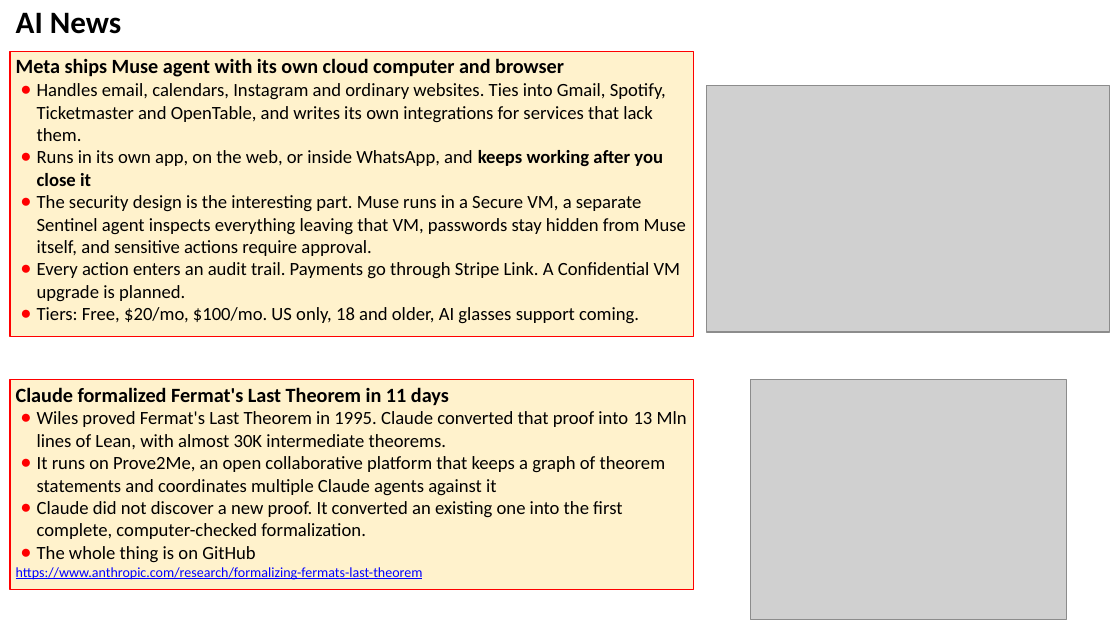
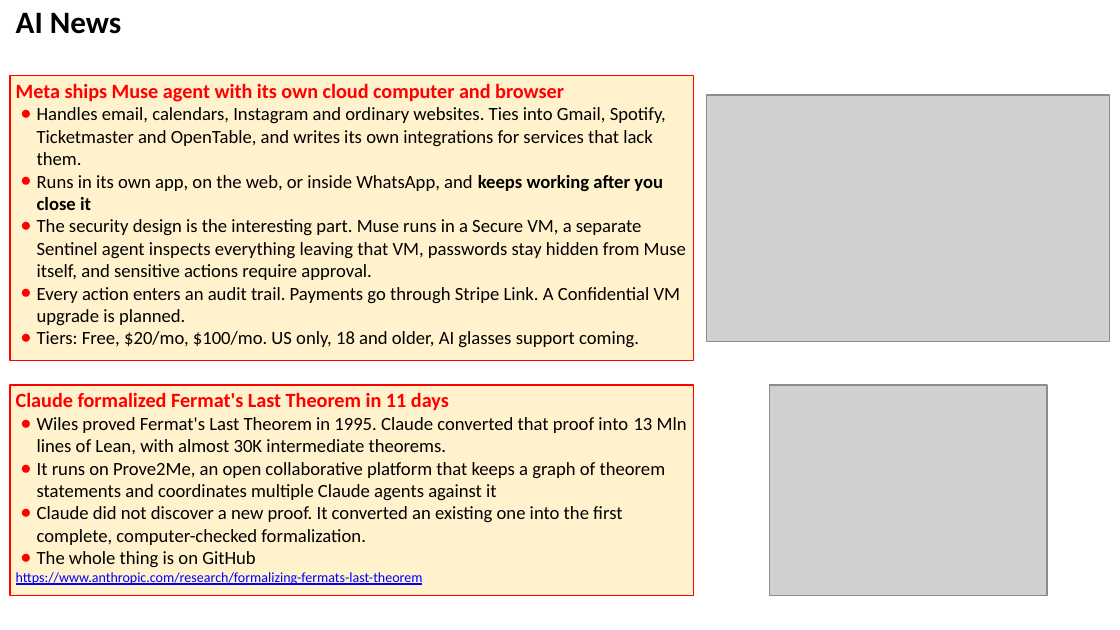
Before and after one commit to lselector/seminar, a slide deck: slide 4 of work/2026-09-18-AI-News-generated.pptx. Drawn at 1120x630 pixels with LibreOffice and Linux fonts; fonts in the diff are those of the drawing; grey boxes stand for pictures. Boxes give left, top, right and bottom in pixels: in the first picture for what was removed or moved away, otherwise in the second. Text is boxed around its words. In the diff, an @@ line names an element or a change of style, - is before the commit and + after.

```diff
--- a/work/2026-09-18-AI-News-generated.pptx
+++ b/work/2026-09-18-AI-News-generated.pptx
@@ rectangle "Meta ships Muse agent with ...": place and size @@
-rectangle "Meta ships Muse agent with ..." at (10,52,693,337)
+rectangle "Meta ships Muse agent with ..." at (10,76,693,362)
@@ text in rectangle at (16,83,564,102): text colour #000000 to #FF0000 in "Meta ships Muse agent with its own ..." @@
@@ picture: place and size @@
-picture at (707,86,1110,333)
+picture at (707,95,1110,342)
@@ rectangle "Claude formalized Fermat's Last Theorem ...": place and size @@
-rectangle "Claude formalized Fermat's Last Theorem ..." at (10,380,693,590)
+rectangle "Claude formalized Fermat's Last Theorem ..." at (10,385,693,596)
@@ picture: place and size @@
-picture at (750,380,1066,619)
+picture at (769,385,1047,596)
@@ text in rectangle at (16,392,449,411): text colour #000000 to #FF0000 in "Claude formalized Fermat's Last Theorem in 11 ..." @@
```
Also in this commit, not shown: 10 other slides changed, 27 other files.
